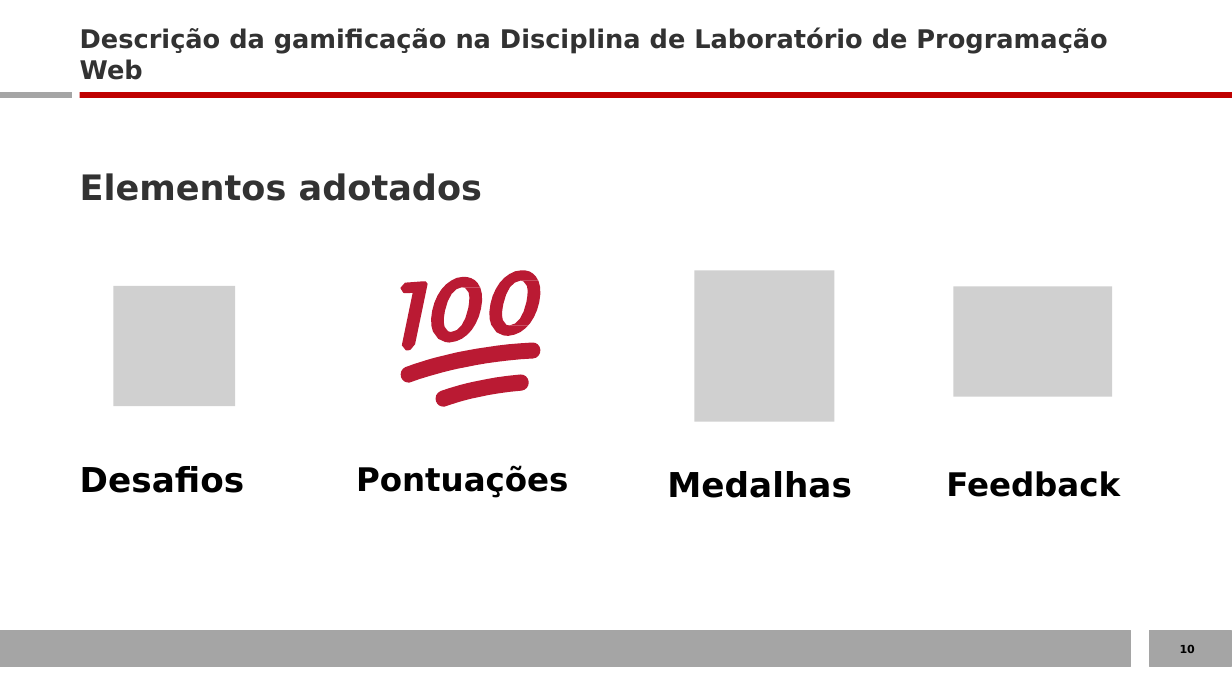
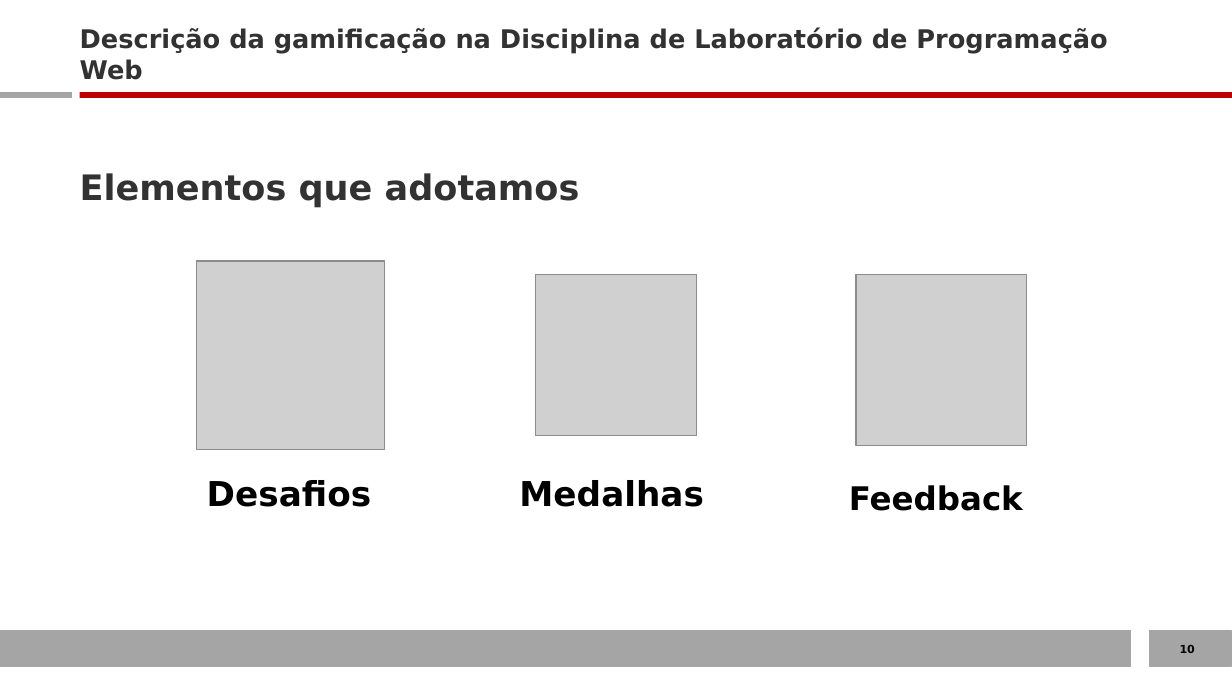
Before and after one commit to YuriPerro/Yuri_Lucas, a slide deck: slide 9 of docs/dcc061-apresentacao-artigo.pptx (slide 10 before the commit). Drawn at 1232x693 pixels with LibreOffice and Linux fonts; fonts in the diff are those of the drawing; grey boxes stand for pictures. Boxes give left, top, right and bottom in pixels: in the first picture for what was removed or moved away, otherwise in the second. Text is boxed around its words. In the diff, an @@ line names an element or a change of style, - is before the commit and + after.

```diff
--- a/docs/dcc061-apresentacao-artigo.pptx
+++ b/docs/dcc061-apresentacao-artigo.pptx
@@ text at (80,173,580,208): text changed @@
-Elementos adotados
+Elementos que adotamos
@@ picture added at (196,261,384,450) @@
@@ picture removed at (113,286,235,407) @@
@@ freeform shape removed at (400,271,541,408) @@
@@ picture added at (536,275,697,436) @@
@@ picture removed at (695,271,835,423) @@
@@ picture added at (856,275,1027,446) @@
@@ picture removed at (954,286,1112,395) @@
@@ text "Desafios": place and size @@
-text "Desafios" at (80,466,245,493)
+text "Desafios" at (207,480,372,507)
@@ text removed at (356,465,568,498) @@
-Pontuações
@@ text "Medalhas": place and size @@
-text "Medalhas" at (667,471,852,498)
+text "Medalhas" at (519,480,704,507)
@@ text "Feedback": place and size @@
-text "Feedback" at (946,471,1120,497)
+text "Feedback" at (849,485,1023,511)
```
Also in this commit, not shown: 7 other slides changed, 8 slides added, 5 slides removed, 1 other file.
